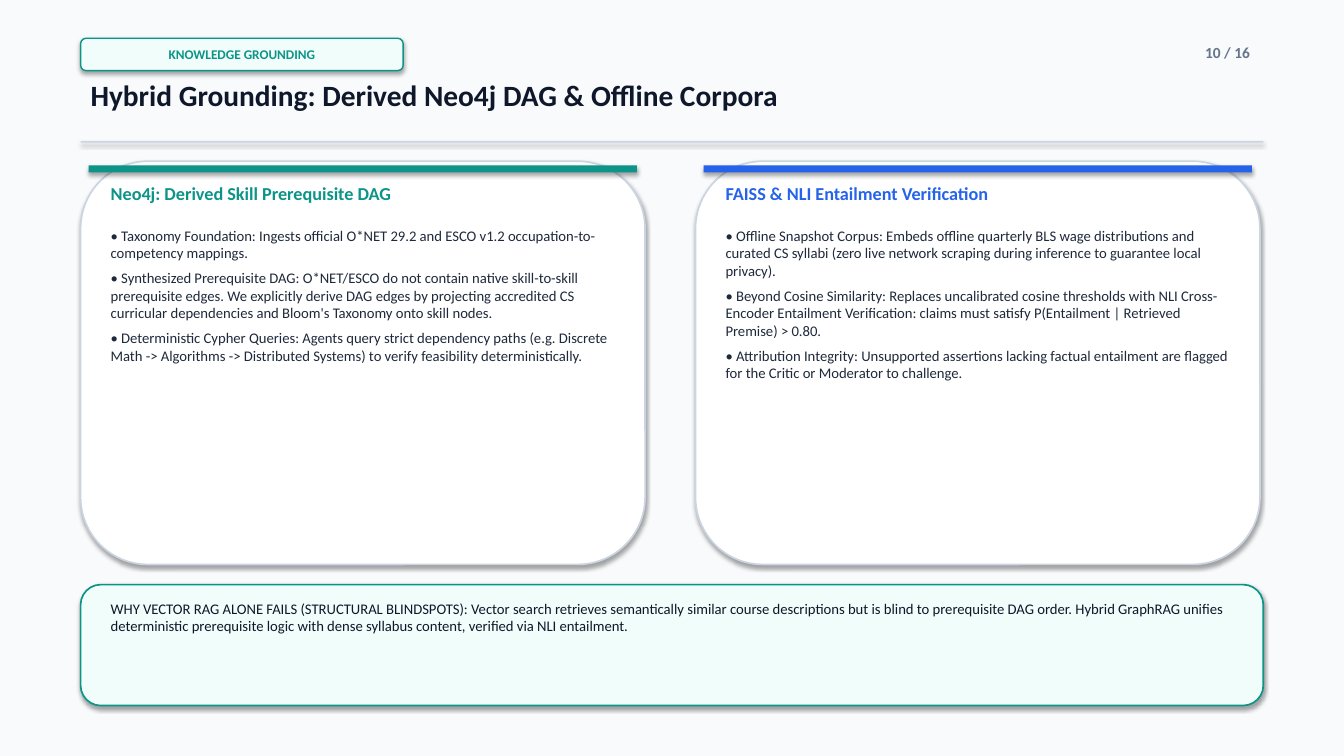
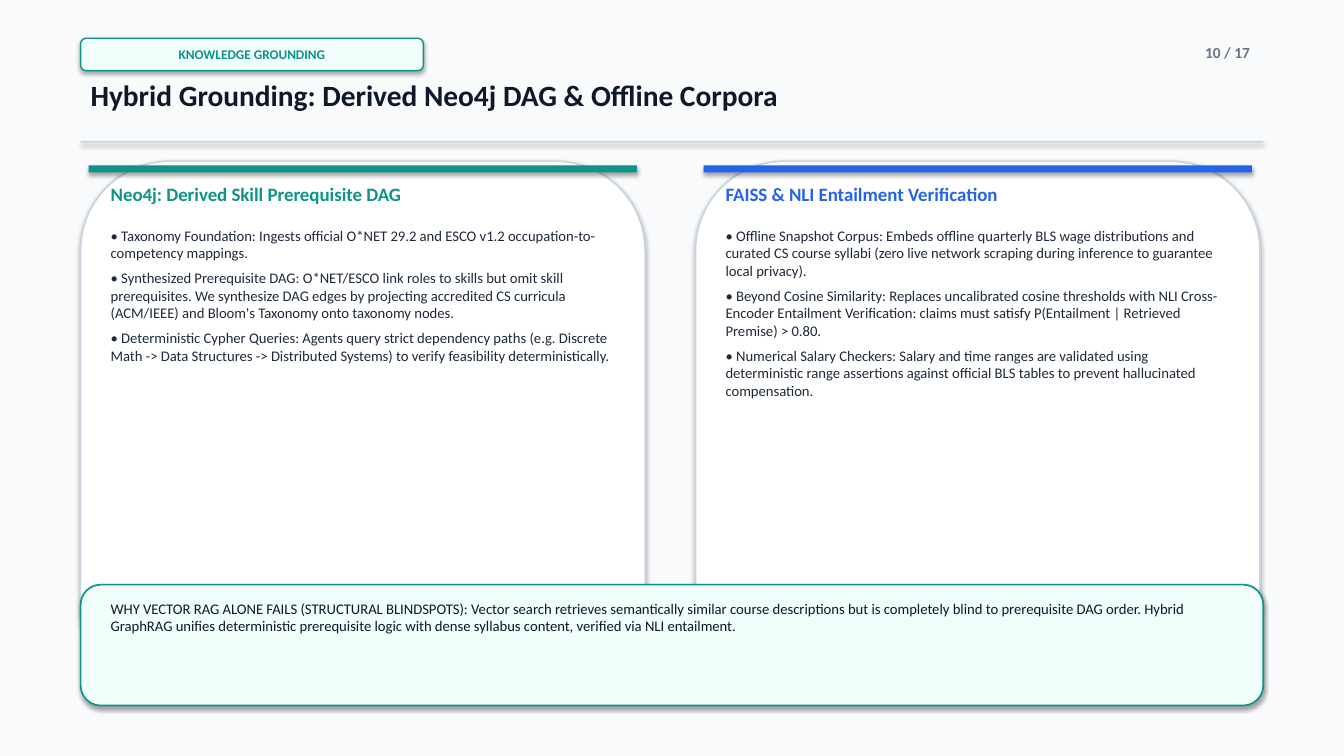
Before and after one commit to parth2024-tech/rai-project, a slide deck: slide 10 of Final_Presentation.pptx. Drawn at 1344x756 pixels with LibreOffice and Linux fonts; fonts in the diff are those of the drawing. Boxes give left, top, right and bottom in pixels: in the first picture for what was removed or moved away, otherwise in the second. Text is boxed around its words. In the diff, an @@ line names an element or a change of style, - is before the commit and + after.

```diff
--- a/Final_Presentation.pptx
+++ b/Final_Presentation.pptx
@@ rounded rectangle "KNOWLEDGE GROUNDING": place and size @@
-rounded rectangle "KNOWLEDGE GROUNDING" at box(81, 38, 403, 71)
+rounded rectangle "KNOWLEDGE GROUNDING" at box(81, 38, 423, 71)
@@ text at box(1205, 48, 1250, 58): text changed @@
-10 / 16
+10 / 17
@@ rounded rectangle: place and size @@
-rounded rectangle at box(81, 161, 645, 565)
+rounded rectangle at box(81, 161, 645, 696)
@@ text "Neo4j: Derived Skill Prerequisite DAG" at box(111, 187, 401, 204): size 13 to 13.5 pt @@
@@ rounded rectangle: place and size @@
-rounded rectangle at box(696, 161, 1260, 565)
+rounded rectangle at box(696, 161, 1260, 696)
@@ text "FAISS & NLI Entailment Verification" at box(726, 187, 997, 201): size 13 to 13.5 pt @@
@@ text at box(726, 230, 1213, 279): text changed @@
-• Offline Snapshot Corpus: Embeds offline quarterly BLS wage distributions and curated CS syllabi (zero live network scraping during inference to guarantee local privacy).
+• Offline Snapshot Corpus: Embeds offline quarterly BLS wage distributions and curated CS course syllabi (zero live network scraping during inference to guarantee local privacy).
@@ text at box(111, 272, 609, 364): text changed @@
-• Synthesized Prerequisite DAG: O*NET/ESCO do not contain native skill-to-skill prerequisite edges. We explicitly derive DAG edges by projecting accredited CS curricular dependencies and Bloom's Taxonomy onto skill nodes.
-• Deterministic Cypher Queries: Agents query strict dependency paths (e.g. Discrete Math -> Algorithms -> Distributed Systems) to verify feasibility deterministically.
+• Synthesized Prerequisite DAG: O*NET/ESCO link roles to skills but omit skill prerequisites. We synthesize DAG edges by projecting accredited CS curricula (ACM/IEEE) and Bloom's Taxonomy onto taxonomy nodes.
+• Deterministic Cypher Queries: Agents query strict dependency paths (e.g. Discrete Math -> Data Structures -> Distributed Systems) to verify feasibility deterministically.
@@ text at box(726, 350, 1196, 399): text changed @@
-• Attribution Integrity: Unsupported assertions lacking factual entailment are flagged for the Critic or Moderator to challenge.
+• Numerical Salary Checkers: Salary and time ranges are validated using deterministic range assertions against official BLS tables to prevent hallucinated compensation.
@@ text at box(111, 603, 1184, 634): text changed @@
-WHY VECTOR RAG ALONE FAILS (STRUCTURAL BLINDSPOTS): Vector search retrieves semantically similar course descriptions but is blind to prerequisite DAG order. Hybrid GraphRAG unifies deterministic prerequisite logic with dense syllabus content, verified via NLI entailment.
+WHY VECTOR RAG ALONE FAILS (STRUCTURAL BLINDSPOTS): Vector search retrieves semantically similar course descriptions but is completely blind to prerequisite DAG order. Hybrid GraphRAG unifies deterministic prerequisite logic with dense syllabus content, verified via NLI entailment.
```
Also in this commit, not shown: 14 other slides changed, 2 slides added, 1 slide removed, 4 other files.
